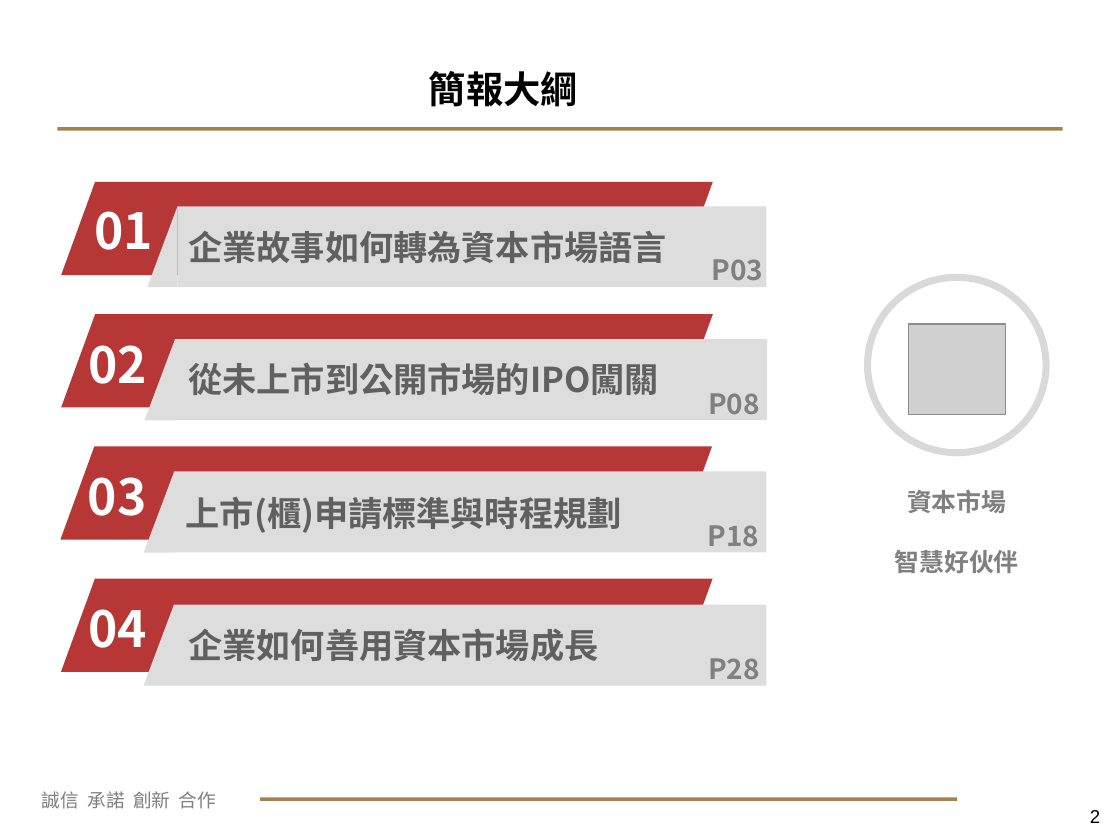
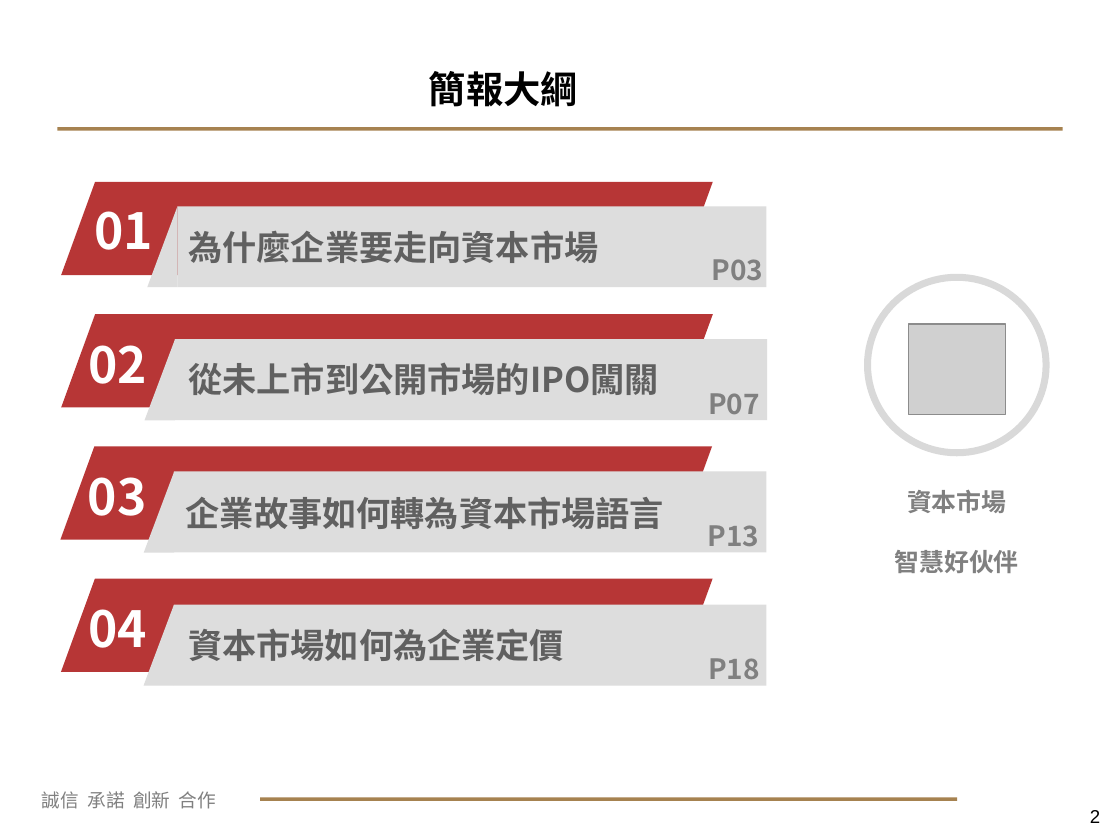
Before and after one commit to enchanting510075-web/AAA, a slide deck: slide 2 of Founders Luncheon Presentation_從新創到上市公司.pptx. Drawn at 1120x840 pixels with LibreOffice and Linux fonts; fonts in the diff are those of the drawing; grey boxes stand for pictures; background and template pictures are left out. Boxes give left, top, right and bottom in pixels: in the first picture for what was removed or moved away, otherwise in the second. Text is boxed around its words. In the diff, an @@ line names an element or a change of style, - is before the commit and + after.

```diff
--- a/Founders Luncheon Presentation_從新創到上市公司.pptx
+++ b/Founders Luncheon Presentation_從新創到上市公司.pptx
@@ text at [188,231,598,263]: text changed @@
-企業故事如何轉為資本市場語言
+為什麼企業要走向資本市場
@@ text at [708,393,760,414]: text changed @@
-P08
+P07
@@ text at [186,497,664,529]: text changed @@
-上市(櫃)申請標準與時程規劃
+企業故事如何轉為資本市場語言
@@ text at [707,525,759,546]: text changed @@
-P18
+P13
@@ text at [188,629,564,661]: text changed @@
-企業如何善用資本市場成長
+資本市場如何為企業定價
@@ text at [708,658,760,679]: text changed @@
-P28
+P18
```
Also in this commit, not shown: 5 other slides changed, 1 slide removed.
